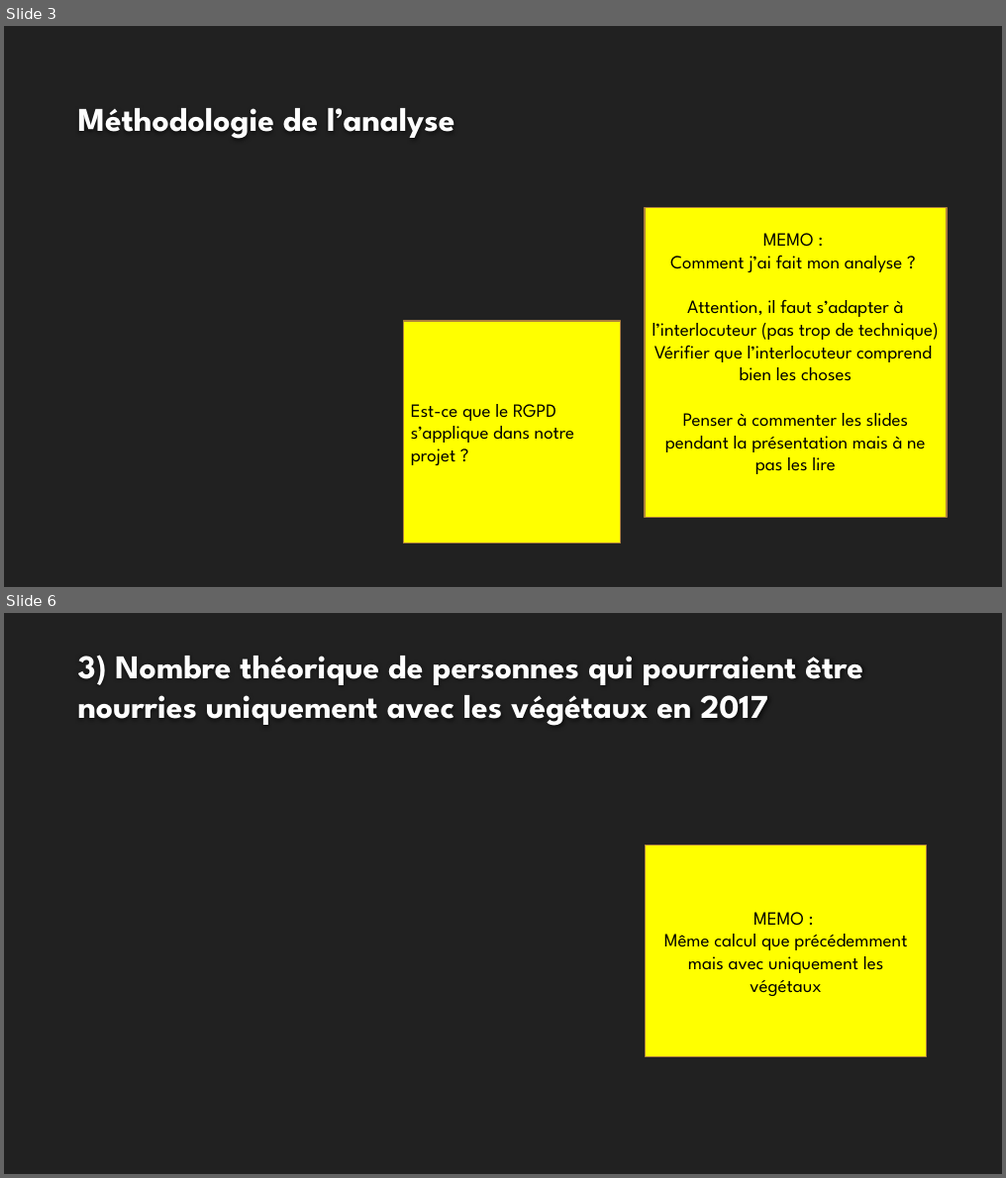
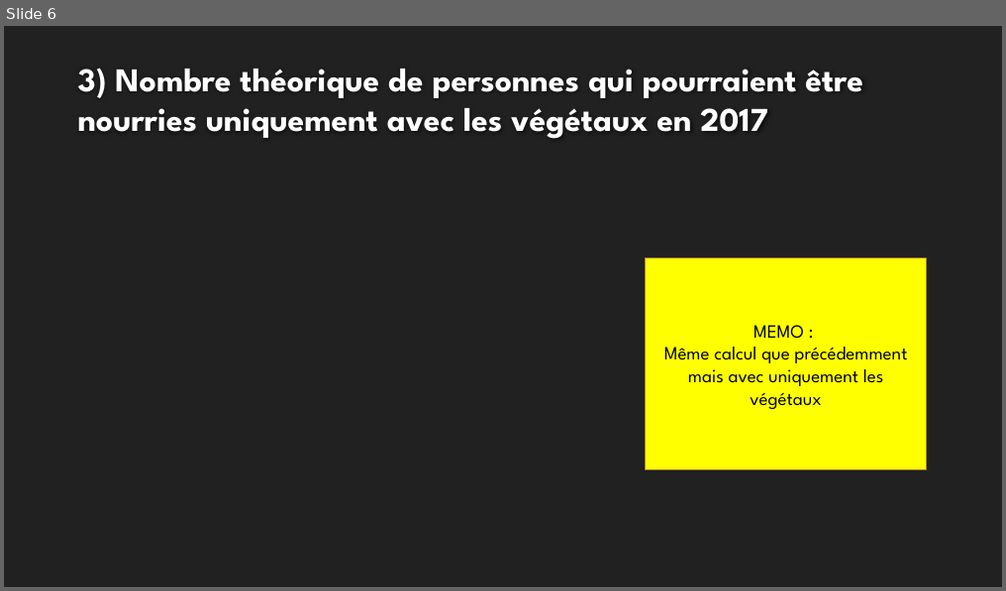
Before and after one commit to ziedbelhocine/Cours-OC, a slide deck: Data_Analyst/Projet_4/Template+de+présentation_Faim_monde-V2.pptx. Shown one above the other, each under a label of ours: slides 3 and 6 before the commit, slide 6 after it; the slides between them are not shown. The pictures are 1006x1178 and 1006x591 pixels, drawn with LibreOffice and Linux fonts; fonts in the diff are those of the drawing; background and template pictures are left out. Boxes give left, top, right and bottom in pixels: in the first picture for what was removed or moved away, otherwise in the second. Text is boxed around its words. In the diff, an @@ line names an element or a change of style, - is before the commit and + after.

Commit message:
MAJ 28/01/26 projet 2 terminé; avancée projet 4 et début projet 5

```diff
--- a/Data_Analyst/Projet_4/Template+de+présentation_Faim_monde-V2.pptx
+++ b/Data_Analyst/Projet_4/Template+de+présentation_Faim_monde-V2.pptx
@@ slide 3 removed at (x1=4, y1=26, x2=1002, y2=587), background #212121 @@
@@ title removed at (x1=78, y1=108, x2=454, y2=139) @@
-Méthodologie de l’analyse
@@ rectangle removed at (x1=645, y1=208, x2=947, y2=518) @@
-MEMO :
-Comment j’ai fait mon analyse ?
-Attention, il faut s’adapter à l’interlocuteur (pas trop de technique)
-Vérifier que l’interlocuteur comprend bien les choses
-Penser à commenter les slides pendant la présentation mais à ne pas les lire
@@ rectangle removed at (x1=404, y1=321, x2=621, y2=544) @@
-Est-ce que le RGPD s’applique dans notre projet ?
```
Also in this commit, not shown: 6 slides changed, 2 slides added, 1 other slide removed, 13 other files.
